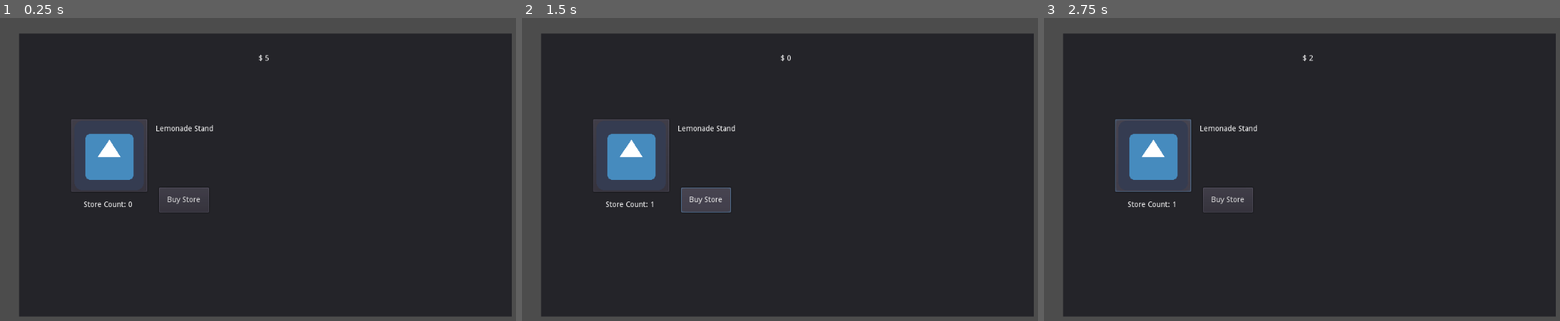
Above: before the commit, frames 1-3 (left to right).
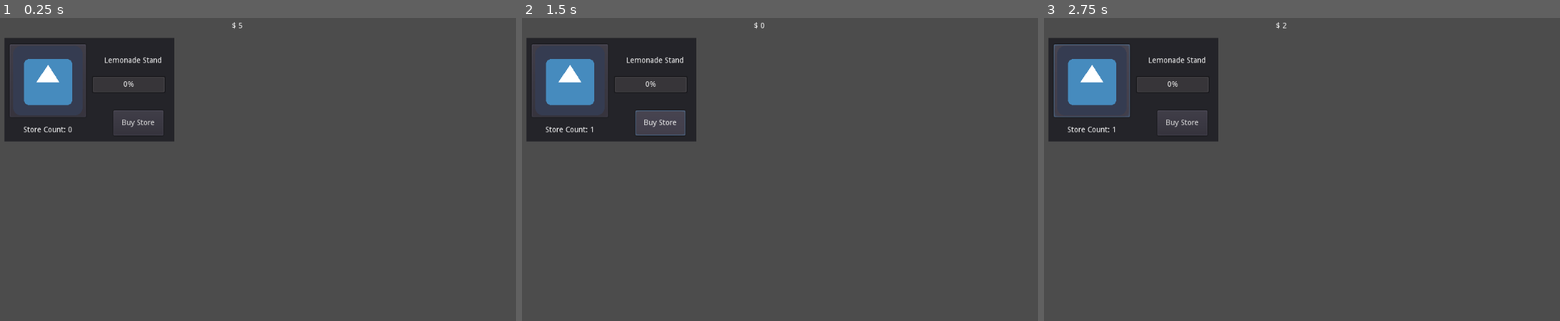
Above: after the commit, the same moments.

Repository: shawn220a/GodotIdleTycoon
Game: Godot game, scene res://store.tscn
The game is run twice, just before and just after one commit, with the same random seed, the same clock (stepped at 60 frames per second) and the same inputs. The engine's default icon, where the game draws it, is replaced by a stand-in: a white triangle on a blue panel in a dark square.
Inputs (mouse positions are in pixels of both pictures, inside the frame that each line leads up to; where the layout moved, square brackets give the same spot in the first picture):
- Up to frame 1 (0.25 s): no input
- Up to frame 2 (1.5 s): click (568, 81) [630, 154] at 0.5 s; click "Buy Store" at 1.25 s
- Up to frame 3 (2.75 s): click (1090, 81) [1152, 154] at 2 s

The runs differ from the first frame. In frame 1, 82% of the frame differs, in the area x 0-100%, y 1-99%; in frame 2, 82%; in frame 3, 82%.

Commit message:
Sytle main panel

Diff:
--- a/store.tscn
+++ b/store.tscn
@@ -4,10 +4,10 @@
 [ext_resource path="res://icon.png" type="Texture" id=2]
 
 [node name="Panel" type="Panel"]
-margin_left = 47.6177
-margin_top = 29.6594
-margin_right = 955.618
-margin_bottom = 551.659
+margin_left = 21.0
+margin_top = 38.0
+margin_right = 334.0
+margin_bottom = 229.0
 script = ExtResource( 1 )
 __meta__ = {
 "_edit_use_anchors_": false
@@ -16,10 +16,10 @@
 [node name="MoneyLabel" type="Label" parent="."]
 anchor_left = 0.5
 anchor_right = 0.5
-margin_left = -80.0002
-margin_top = 39.0
-margin_right = 73.9998
-margin_bottom = 70.0
+margin_left = 195.5
+margin_top = -29.0
+margin_right = 349.5
+margin_bottom = 2.0
 text = "[Money]"
 align = 1
 __meta__ = {
@@ -29,45 +29,52 @@
 [node name="LemonadeStandLabel" type="Label" parent="."]
 anchor_left = 0.5
 anchor_right = 0.5
-margin_left = -202.0
-margin_top = 161.0
-margin_right = -48.0002
-margin_bottom = 192.0
+margin_left = 16.5
+margin_top = 25.0
+margin_right = 144.5
+margin_bottom = 59.0
 text = "Lemonade Stand"
+align = 1
 valign = 1
 __meta__ = {
 "_edit_use_anchors_": false
 }
 
 [node name="ClickButton" type="Button" parent="."]
-margin_left = 95.5
-margin_top = 158.0
-margin_right = 235.5
-margin_bottom = 292.0
+margin_left = 10.0
+margin_top = 11.5
+margin_right = 150.0
+margin_bottom = 145.5
 icon = ExtResource( 2 )
 __meta__ = {
 "_edit_use_anchors_": false
 }
 
 [node name="BuyButton" type="Button" parent="."]
-margin_left = 258.0
-margin_top = 283.5
-margin_right = 350.0
-margin_bottom = 329.5
+margin_left = 200.5
+margin_top = 133.5
+margin_right = 292.5
+margin_bottom = 179.5
 text = "Buy Store"
 __meta__ = {
 "_edit_use_anchors_": false
 }
 
 [node name="StoreCountLabel" type="Label" parent="."]
-margin_left = 112.5
-margin_top = 308.5
-margin_right = 215.5
-margin_bottom = 336.5
+margin_left = 29.0
+margin_top = 162.5
+margin_right = 132.0
+margin_bottom = 190.5
 text = "[0]"
 align = 1
 __meta__ = {
 "_edit_use_anchors_": false
 }
+
+[node name="ProgressBar" type="ProgressBar" parent="."]
+margin_left = 160.5
+margin_top = 70.0
+margin_right = 296.5
+margin_bottom = 102.0
 [connection signal="pressed" from="ClickButton" to="." method="_on_ClickButton_pressed"]
 [connection signal="pressed" from="BuyButton" to="." method="_on_BuyButton_pressed"]
